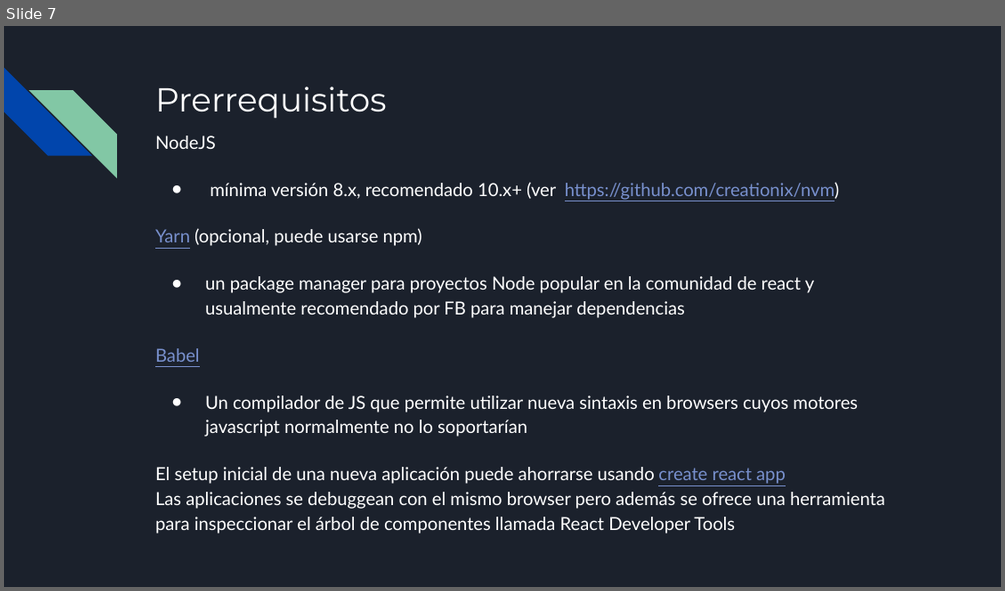
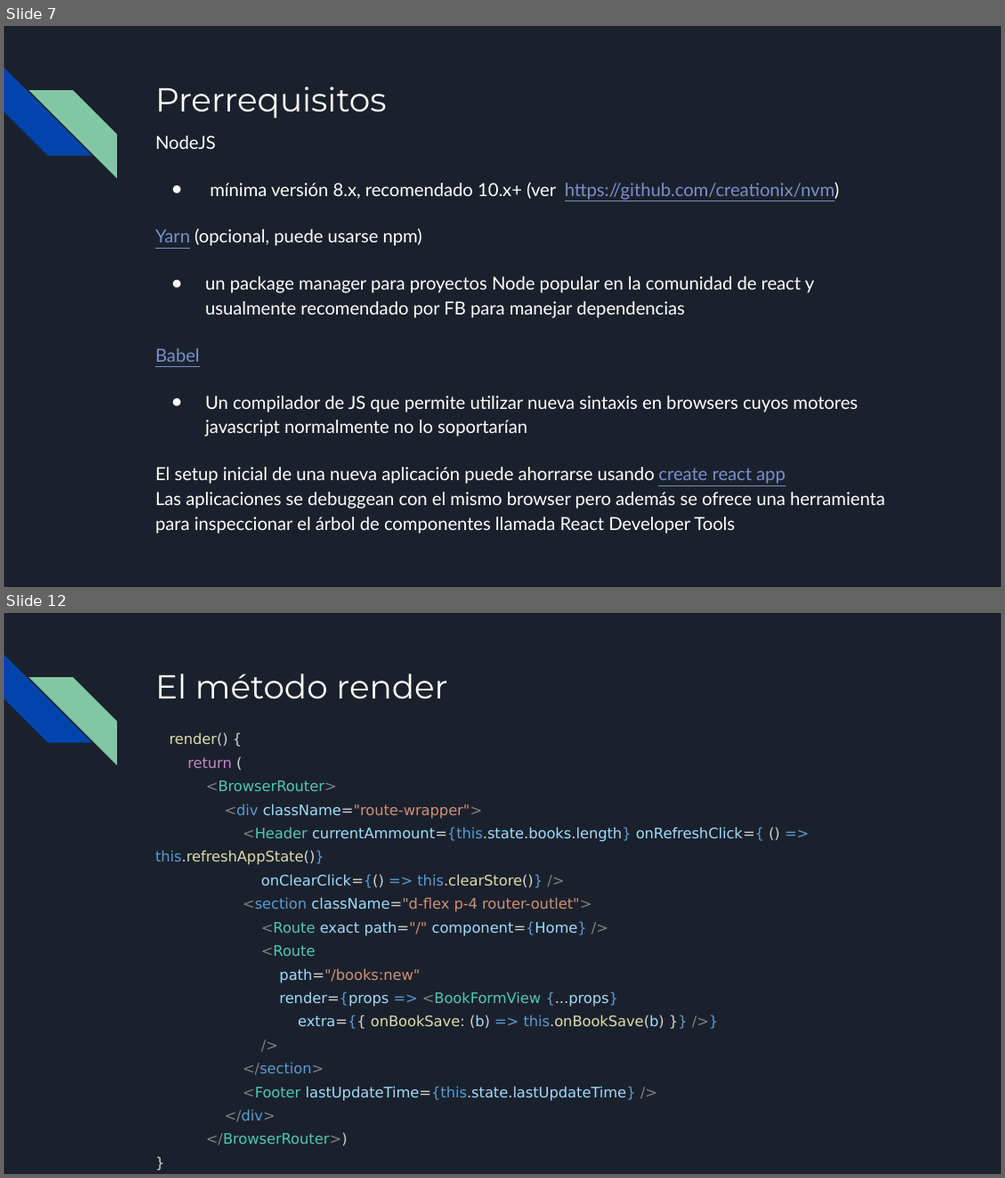
Before and after one commit to francisco-pinchentti/react-basics, a slide deck: docs/React I.odp. Shown one above the other, each under a label of ours: slide 7 before the commit, slides 7 and 12 after it; the slides between them are not shown. The pictures are 1005x591 and 1005x1178 pixels, drawn with LibreOffice and Linux fonts; fonts in the diff are those of the drawing. Boxes give left, top, right and bottom in pixels: in the first picture for what was removed or moved away, otherwise in the second. Text is boxed around its words. In the diff, an @@ line names an element or a change of style, - is before the commit and + after.

```diff
--- a/docs/React I.odp
+++ b/docs/React I.odp
@@ slide 12 added at box(4, 613, 1001, 1174), background #1B212C; not listed: 2 template elements that a slide beside it also shows @@
@@ title added at box(155, 674, 447, 698), 24 pt, text #FFFFFF @@
+El método render
@@ text added at box(155, 732, 764, 1145), 10.5 pt, text #9CDCFE @@
+render() {
+return (
+<BrowserRouter>
+<div className="route-wrapper">
+<Header currentAmmount={this.state.books.length} onRefreshClick={ () => this.refreshAppState()}
+onClearClick={() => this.clearStore()} />
+<section className="d-flex p-4 router-outlet">
+<Route exact path="/" component={Home} />
+<Route
+path="/books:new"
+render={props => <BookFormView {...props}
+extra={{ onBookSave: (b) => this.onBookSave(b) }} />}
+/>
+</section>
+<Footer lastUpdateTime={this.state.lastUpdateTime} />
+</div>
+</BrowserRouter>)
+}
```
Also in this commit, not shown: 6 slides changed, 4 other slides added, 1 slide removed, 10 other files.
